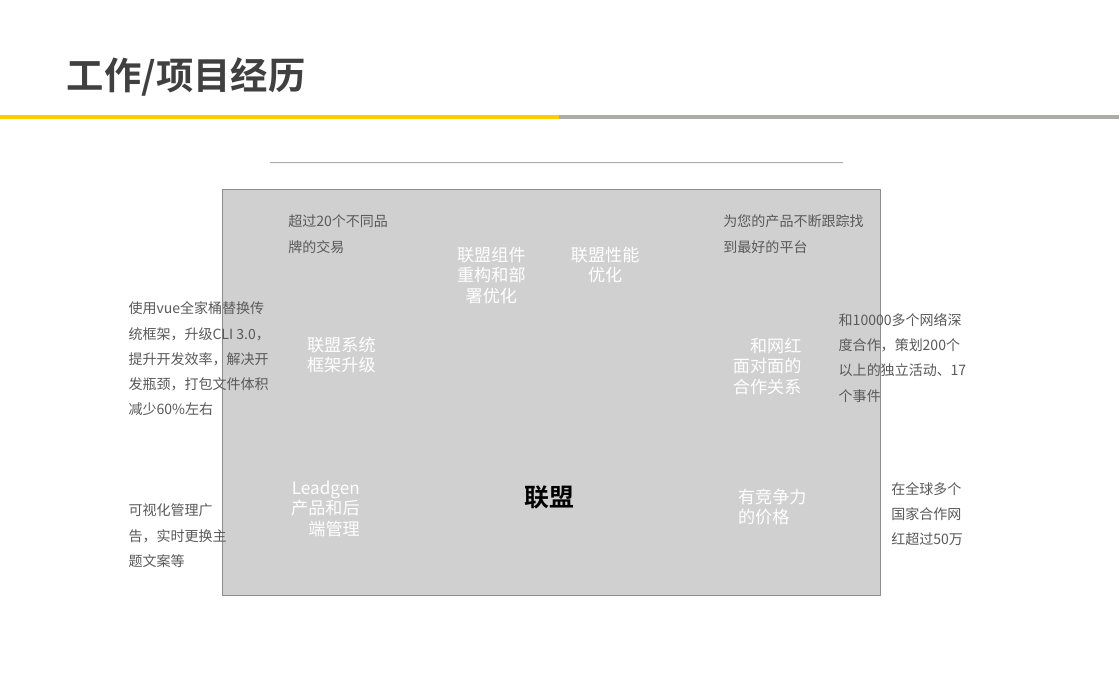
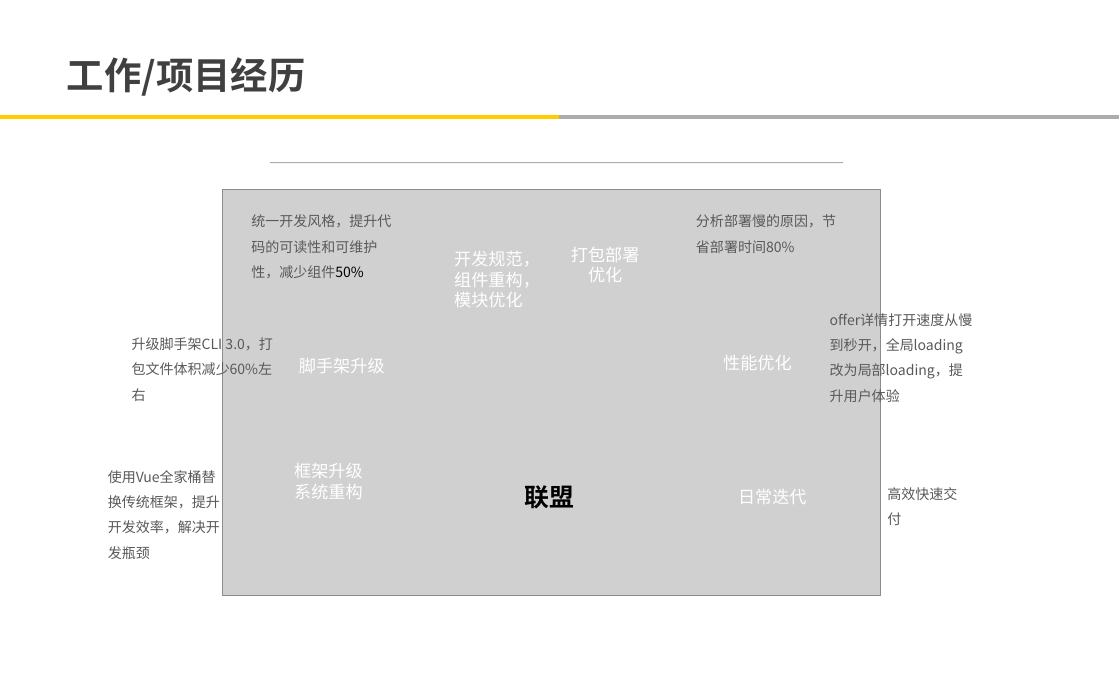
Before and after one commit to yian529/elaine, a slide deck: slide 4 of 申请/马爱莲-广告平台BU-国际业务部-产品技术组-申请职级T5.pptx. Drawn at 1120x700 pixels with LibreOffice and Linux fonts; fonts in the diff are those of the drawing; grey boxes stand for pictures; background and template pictures are left out. Boxes give left, top, right and bottom in pixels: in the first picture for what was removed or moved away, otherwise in the second. Text is boxed around its words. In the diff, an @@ line names an element or a change of style, - is before the commit and + after.

```diff
--- a/申请/马爱莲-广告平台BU-国际业务部-产品技术组-申请职级T5.pptx
+++ b/申请/马爱莲-广告平台BU-国际业务部-产品技术组-申请职级T5.pptx
@@ text at bbox=[251, 214, 391, 278]: text changed @@
-超过20个不同品牌的交易
+统一开发风格，提升代码的可读性和可维护性，减少组件50%
@@ text at bbox=[696, 214, 836, 253]: text changed @@
-为您的产品不断跟踪找到最好的平台
+分析部署慢的原因，节省部署时间80%
@@ text at bbox=[454, 251, 540, 307]: text changed @@
-联盟组件重构和部署优化
+开发规范，组件重构，模块优化
@@ text at bbox=[571, 247, 640, 282]: text changed @@
-联盟性能优化
+打包部署优化
@@ text at bbox=[132, 335, 272, 401]: text changed @@
-使用vue全家桶替换传统框架，升级CLI 3.0，提升开发效率，解决开发瓶颈，打包文件体积减少60%左右
+升级脚手架CLI 3.0，打包文件体积减少60%左右
@@ text at bbox=[299, 358, 385, 373]: text changed @@
-联盟系统框架升级
+脚手架升级
@@ text at bbox=[723, 355, 792, 370]: text changed @@
-和网红
-面对面的
-合作关系
+性能优化
@@ text at bbox=[830, 336, 963, 405]: text changed @@
-和10000多个网络深度合作，策划200个以上的独立活动、17个事件
+offer详情打开速度从慢到秒开，全局loading改为局部loading，提升用户体验
@@ text at bbox=[108, 470, 220, 559]: text changed @@
-可视化管理广告，实时更换主题文案等
+使用Vue全家桶替换传统框架，提升开发效率，解决开发瓶颈
@@ text at bbox=[294, 463, 363, 499]: text changed @@
-Leadgen产品和后端管理
+框架升级系统重构
@@ text at bbox=[738, 489, 807, 504]: text changed @@
-有竞争力
-的价格
+日常迭代
@@ text at bbox=[887, 487, 957, 525]: text changed @@
-在全球多个国家合作网红超过50万
+高效快速交付
```
Also in this commit, not shown: 2 other slides changed, 3 slides added, 7 slides removed, 1 other file.
